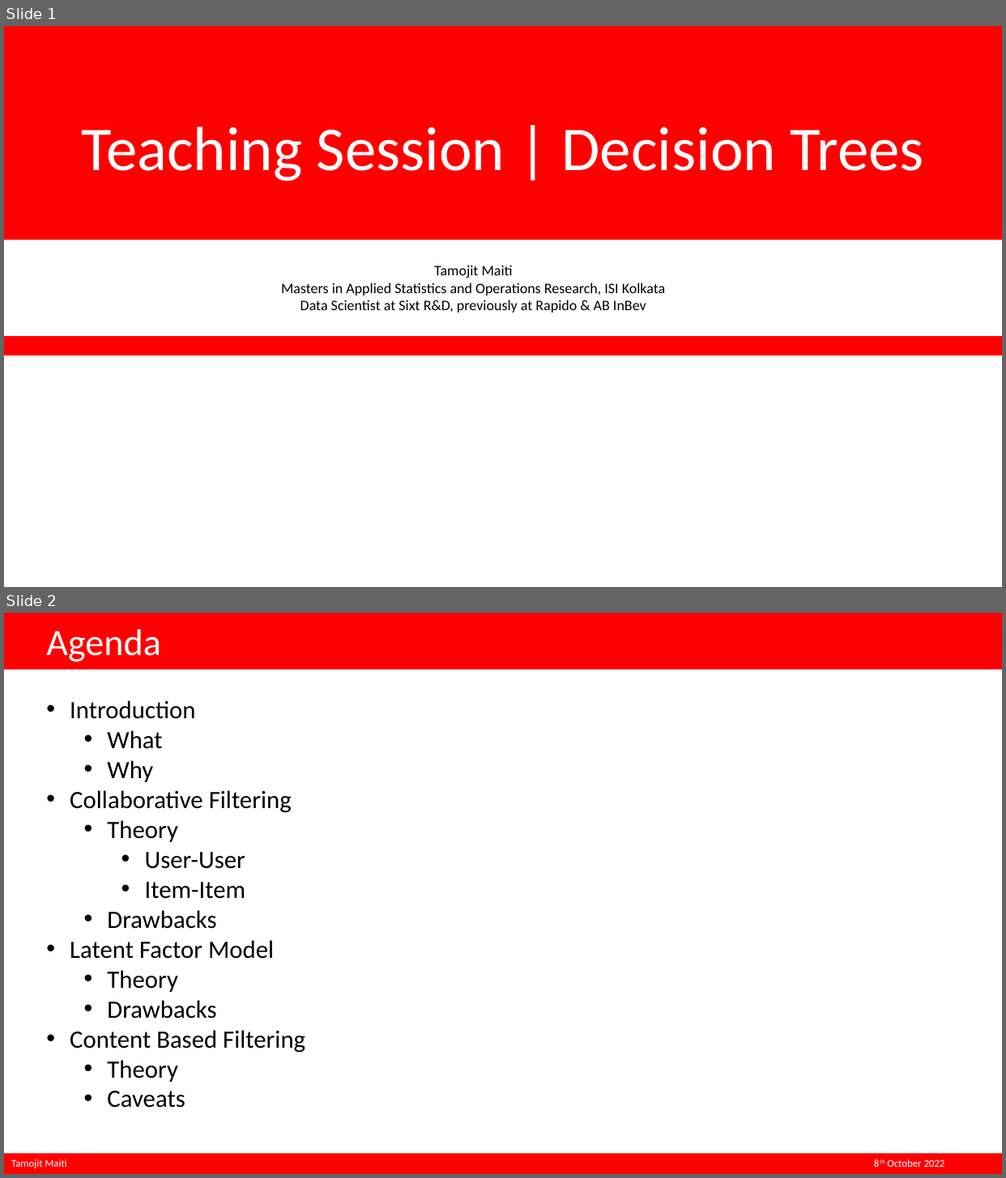
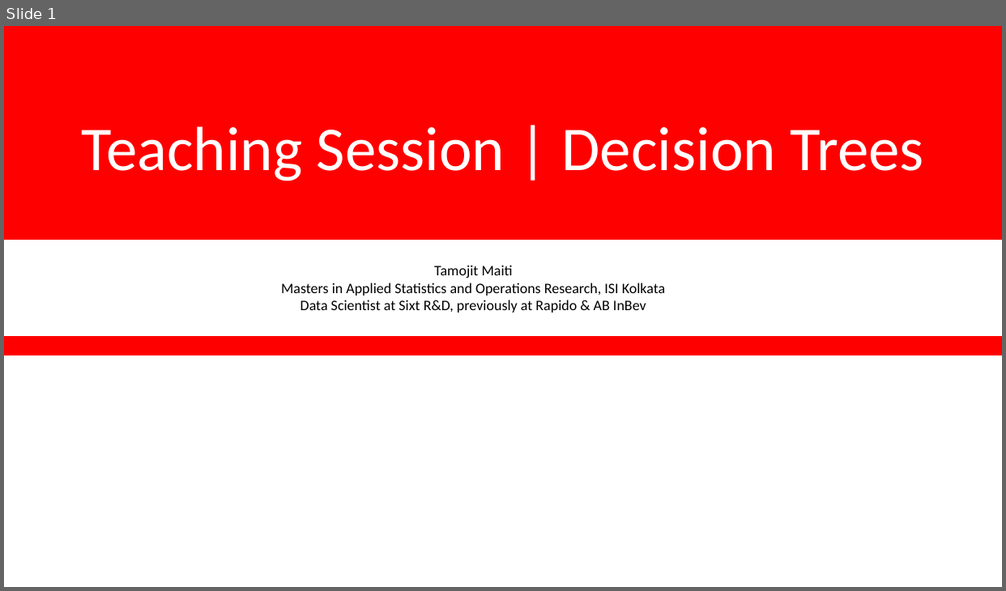
Before and after one commit to tamojit-maiti/teaching, a slide deck: intro_trees/Decision Trees.pptx. Shown one above the other, each under a label of ours: slides 1 and 2 before the commit, slide 1 after it. The pictures are 1006x1178 and 1006x591 pixels, drawn with LibreOffice and Linux fonts; fonts in the diff are those of the drawing. Boxes give left, top, right and bottom in pixels: in the first picture for what was removed or moved away, otherwise in the second. Text is boxed around its words. In the diff, an @@ line names an element or a change of style, - is before the commit and + after.

Commit message:
removed agenda from ppt

```diff
--- a/intro_trees/Decision Trees.pptx
+++ b/intro_trees/Decision Trees.pptx
@@ slide 2 removed at bbox=[4, 613, 1002, 1174], background #FFFFFF @@
@@ rectangle removed at bbox=[4, 613, 1002, 669] @@
@@ text removed at bbox=[46, 629, 161, 662] @@
-Agenda
@@ text removed at bbox=[70, 700, 305, 1108] @@
-• Introduction
-  • What
-  • Why
-• Collaborative Filtering
-  • Theory
-    • User-User
-    • Item-Item
-  • Drawbacks
-• Latent Factor Model
-  • Theory
-  • Drawbacks
-• Content Based Filtering
-  • Theory
-  • Caveats
@@ rectangle removed at bbox=[4, 1153, 1002, 1174] @@
@@ text removed at bbox=[11, 1160, 945, 1169] @@
-Tamojit Maiti 8th October 2022
```
